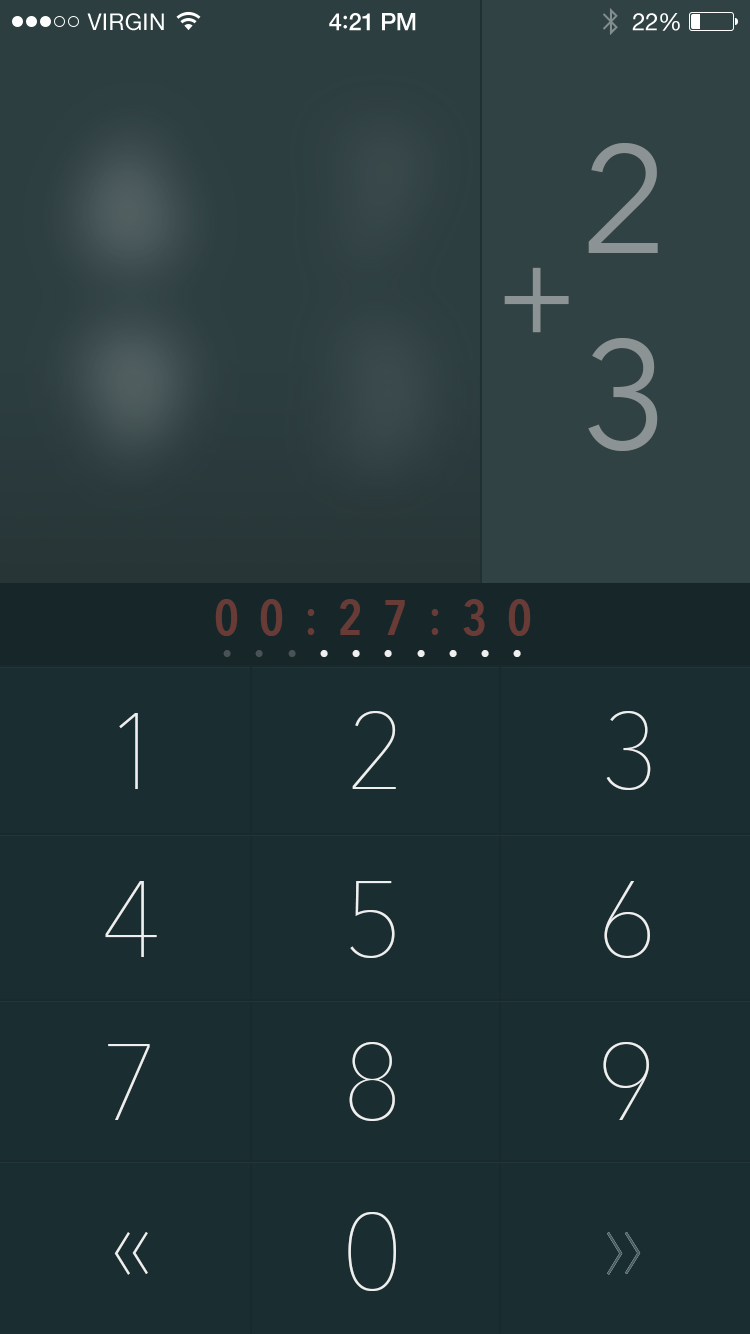
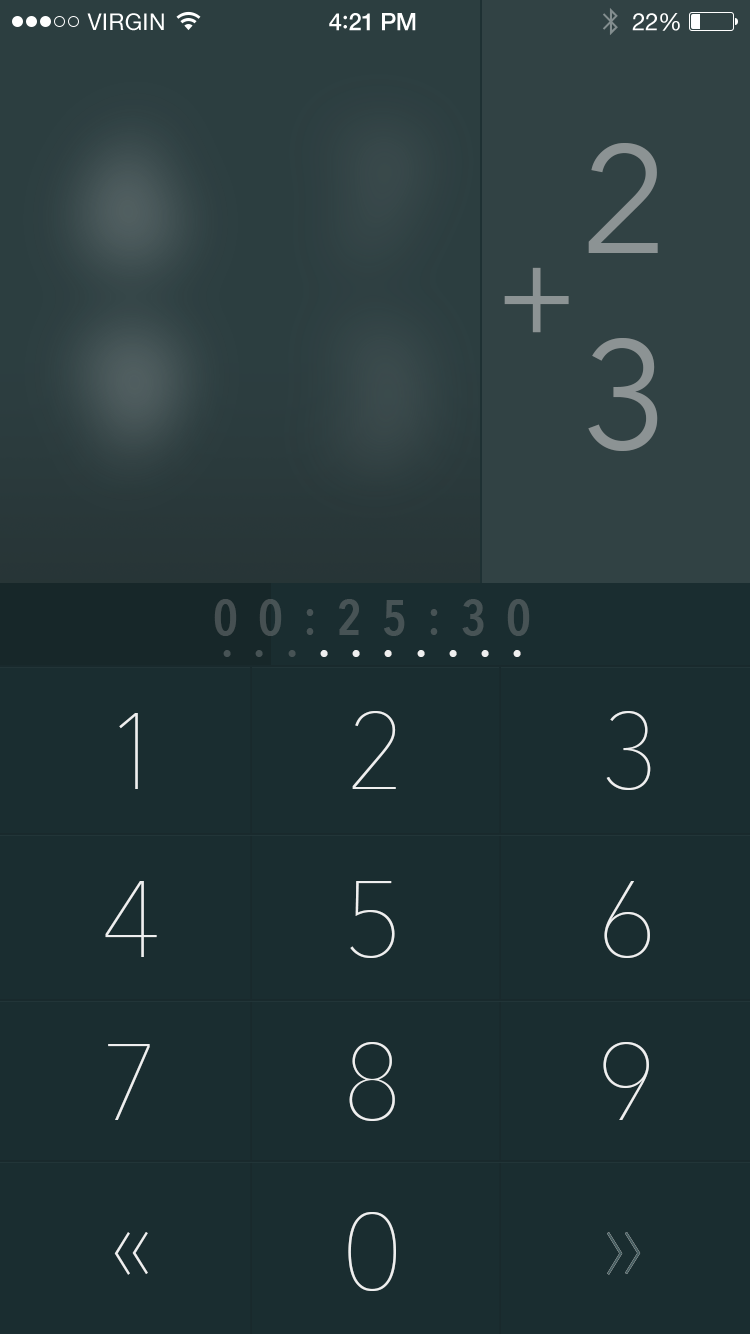
Comparing the layer stacks of the two 750 x 1334 images. Changes:
hid group "TimeBar - Overtime" (3 layers) over [left=214, top=583, right=750, bottom=665]
hid group "TimeBar - FirstTime" (4 layers) over [left=214, top=583, right=750, bottom=665]
